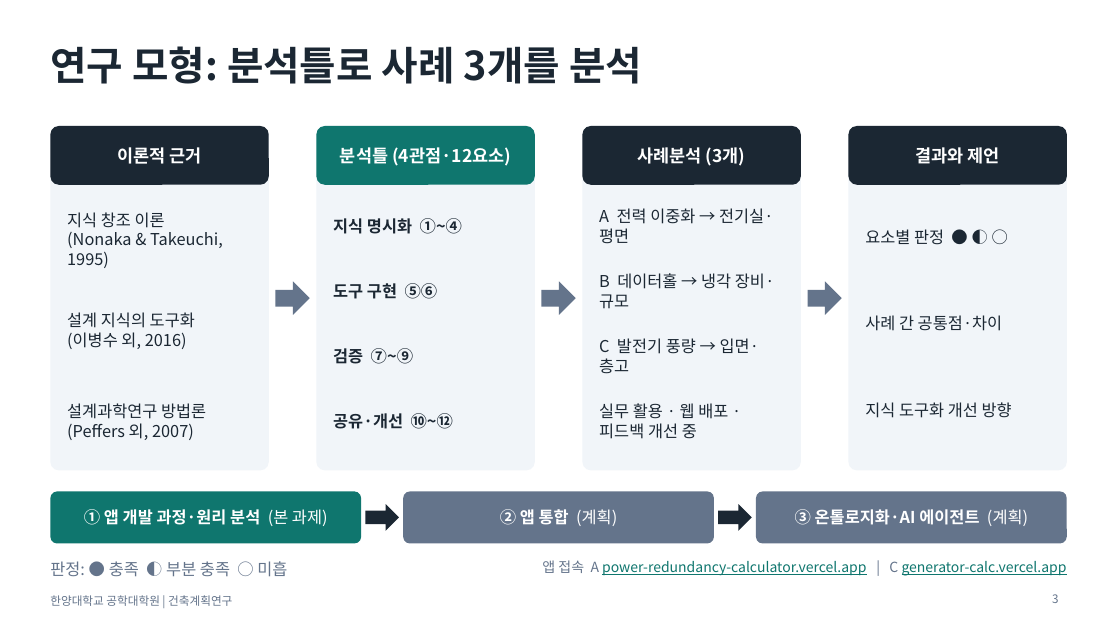
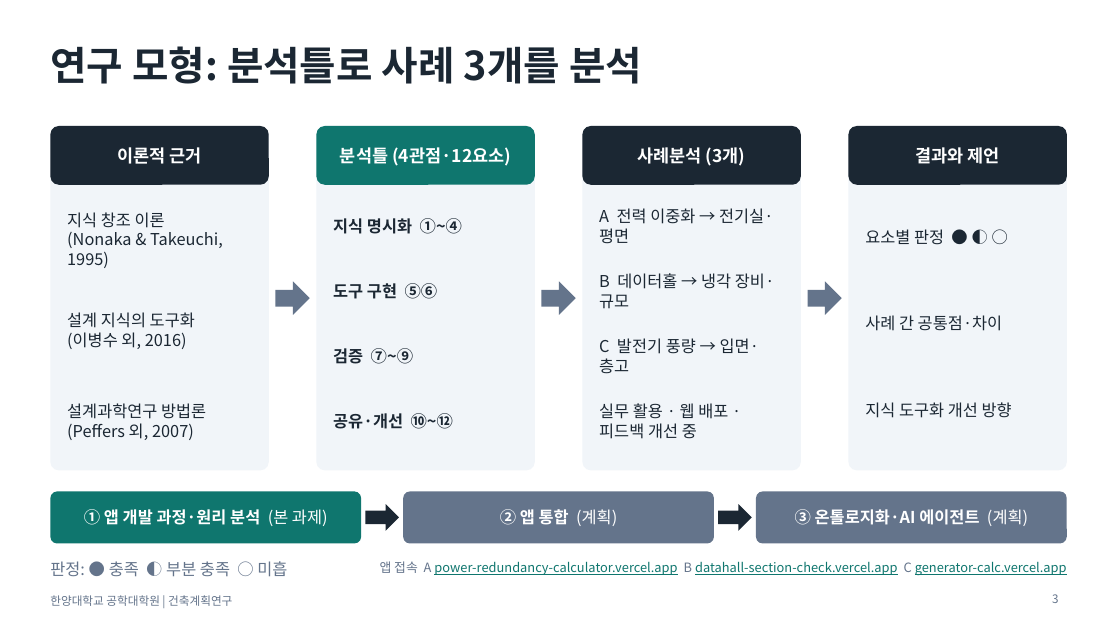
Before and after one commit to sangchuls/pango-gmp, a slide deck: slide 3 of research/발표자료_4장.pptx. Drawn at 1120x630 pixels with LibreOffice and Linux fonts; fonts in the diff are those of the drawing. Boxes give left, top, right and bottom in pixels: in the first picture for what was removed or moved away, otherwise in the second. Text is boxed around its words. In the diff, an @@ line names an element or a change of style, - is before the commit and + after.

```diff
--- a/research/발표자료_4장.pptx
+++ b/research/발표자료_4장.pptx
@@ text at (x1=380, y1=561, x2=1067, y2=575): text changed; size 12 to 11 pt @@
-앱 접속 A power-redundancy-calculator.vercel.app | C generator-calc.vercel.app
+앱 접속 A power-redundancy-calculator.vercel.app B datahall-section-check.vercel.app C generator-calc.vercel.app
```
Also in this commit, not shown: 5 other files.
